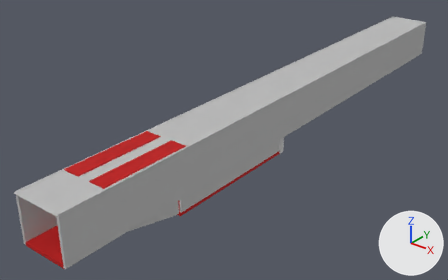
The FBX model Assets/3D/CustomModelHugo/Architecture/Bibliothèque_3L_E_O__P_B_Mesh.fbx: old version first, new version second.
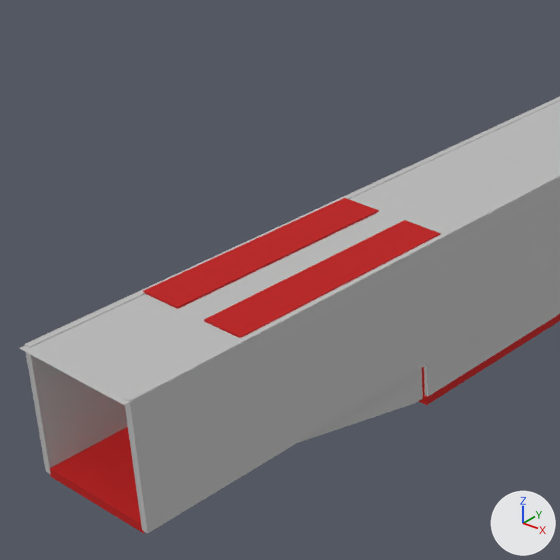
Old and new are each drawn whole from a 50 mm lens placed at (1.31, -2.03, 1.01), pointed at (-0.16, -0.2, -0.12) and again close up on the part from 1% to 53% of the width and 18% to 100% of the height. Lighting does not change. The marker at lower right points along +X, +Y and +Z. Where no turn or scale is listed for an object, it has been applied to the vertices. Vertices at the same position are counted once.
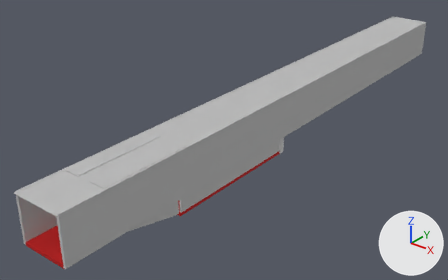
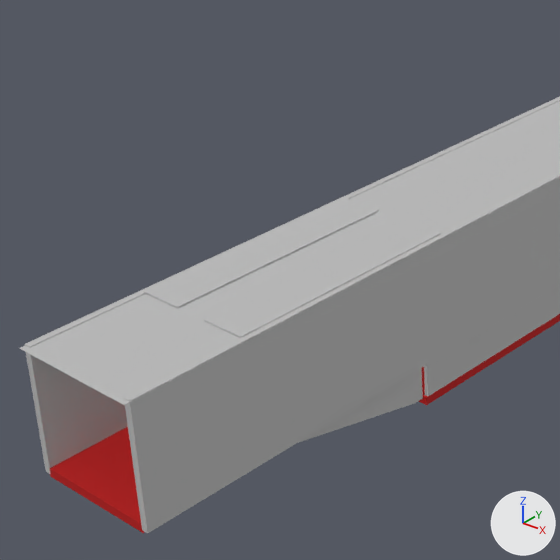
Pixel boxes (x1, y1, x2, y2) of what changed, in the close-ups (560 x 560 px):
part 1 of me_mesh, recoloured (red to grey)
    both: (143, 198, 441, 338)

Patch to the scene script:
```diff
--- a/Assets/3D/CustomModelHugo/Architecture/Bibliothèque_3L_E_O__P_B_Mesh.fbx.py
+++ b/Assets/3D/CustomModelHugo/Architecture/Bibliothèque_3L_E_O__P_B_Mesh.fbx.py
@@ me_mesh @@
 me_mesh.from_pydata(...)  # 3587 vertices, 3443 faces; spans x -0.1..0.1, y -1.23..1.23, z -0.12..0.12
 # used by ob_polysurface9; location = (0.0, 0.0, 0.0)
+# me_mesh part 1: 1224 of the faces centred in x -0.09..0.09, y -1.06..-0.71, z -0.04..0.12 switch from mat_blinn4sg1 (red #bc0000) to mat_blinn1sg1 (grey #bcbcbc)
 me_mesh.materials.append(mat_blinn2sg1)
```
